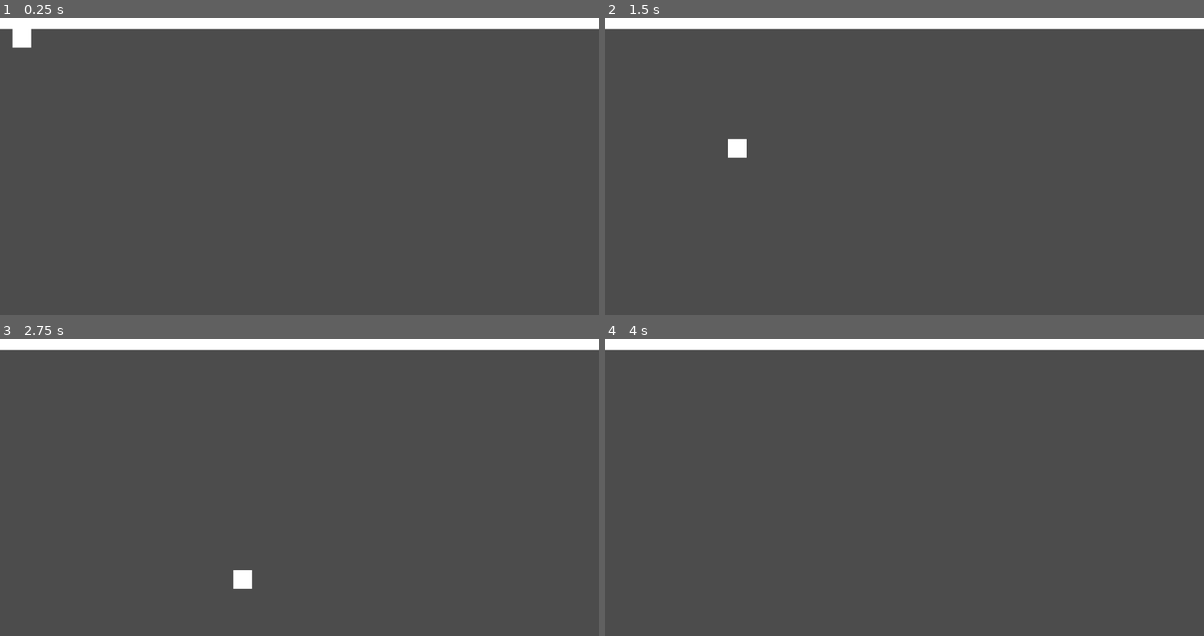
Above: before the commit, frames 1-4 (two rows, left to right).
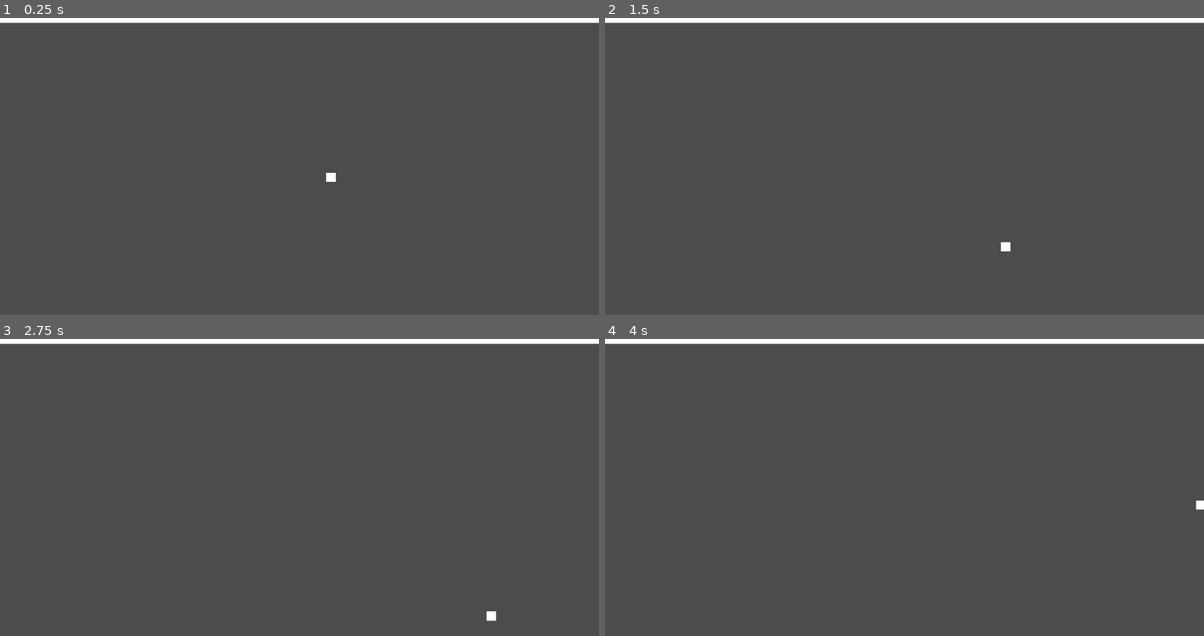
Above: after the commit, the same moments.

Repository: plutonic9/pong
Game: Godot game, scene res://Main.tscn
Same seed, same stepped clock (60 frames per second), same inputs: the game is played once before the commit and once after it.
Inputs:
- Up to frame 1 (0.25 s): no input
- Up to frame 2 (1.5 s): no input
- Up to frame 3 (2.75 s): no input
- Up to frame 4 (4 s): no input

The runs differ from the first frame. In frame 1, 2.5% of the frame differs, in the area x 0-100%, y 1-56%; in frame 2, 2.5%, in the area x 0-100%, y 1-79%; in frame 3, 2.5%; in frame 4, 2.3%.

Commit message:
hey there you all

Diff:
--- a/Ball.gd
+++ b/Ball.gd
@@ -1,26 +1,36 @@
 extends Node2D
 
-var pos_x: int
-var pos_y: int
 
-export var speed : int
+export var speed : int = 200
+
+
+
+var velocity: Vector2 = Vector2(1,1)
+var screen_width : int = 1920
+var screen_height : int = 960
 
 # Called when the node enters the scene tree for the first time.
 func _ready():
-	pos_x = 0
-	pos_y = 0
-	speed = 200
-	position = Vector2(pos_x, pos_y)
+	# var position = Vector2(960, 480)
+	pass
 
 
 
 # Called every frame. 'delta' is the elapsed time since the previous frame.
 func _physics_process(delta):
-	var velocity = Vector2()
+	# var velocity = Vector2()
 
-	velocity.x += 1
-	velocity.y += 1
+	# velocity.x = 1
+	# velocity.y = 1
+	speed += 1
+	if speed > 25000:
+		speed = 25000
+
+
+	if position.x > screen_width or position.x < 0:
+		velocity.x *= -1
+	if position.y > screen_height or position.y < 0:
+		velocity.y *= -1
 
 	velocity = velocity.normalized() * speed
-
 	position += velocity * delta
--- a/Main.tscn
+++ b/Main.tscn
@@ -17,4 +17,4 @@
 }
 
 [node name="Ball" parent="." instance=ExtResource( 1 )]
-position = Vector2( 336, 256 )
+position = Vector2( 1024, 480 )
--- a/project.godot
+++ b/project.godot
@@ -16,8 +16,8 @@
 
 [display]
 
-window/size/width=960
-window/size/height=480
+window/size/width=1920
+window/size/height=960
 window/vsync/use_vsync=false
 
 [global]
